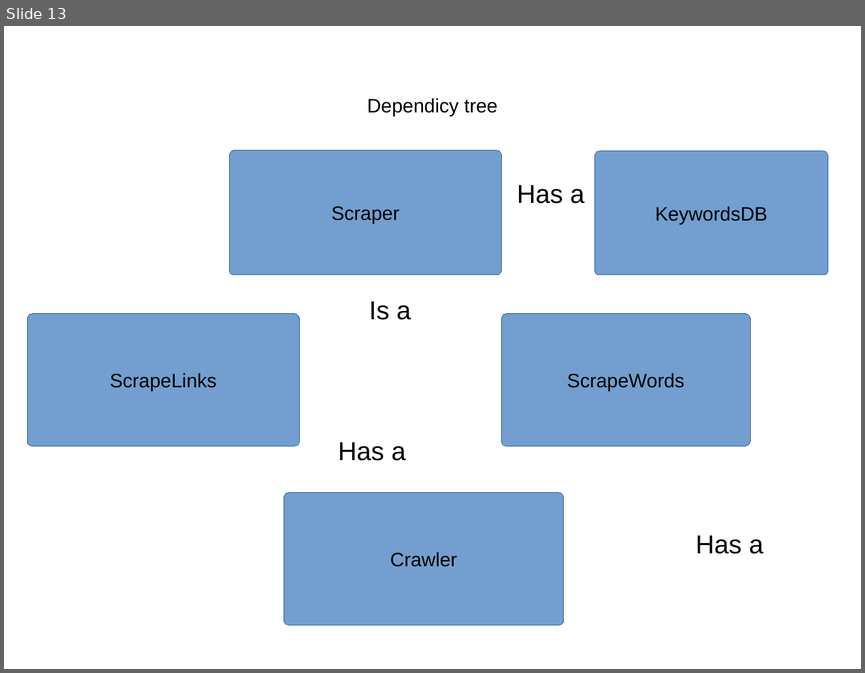
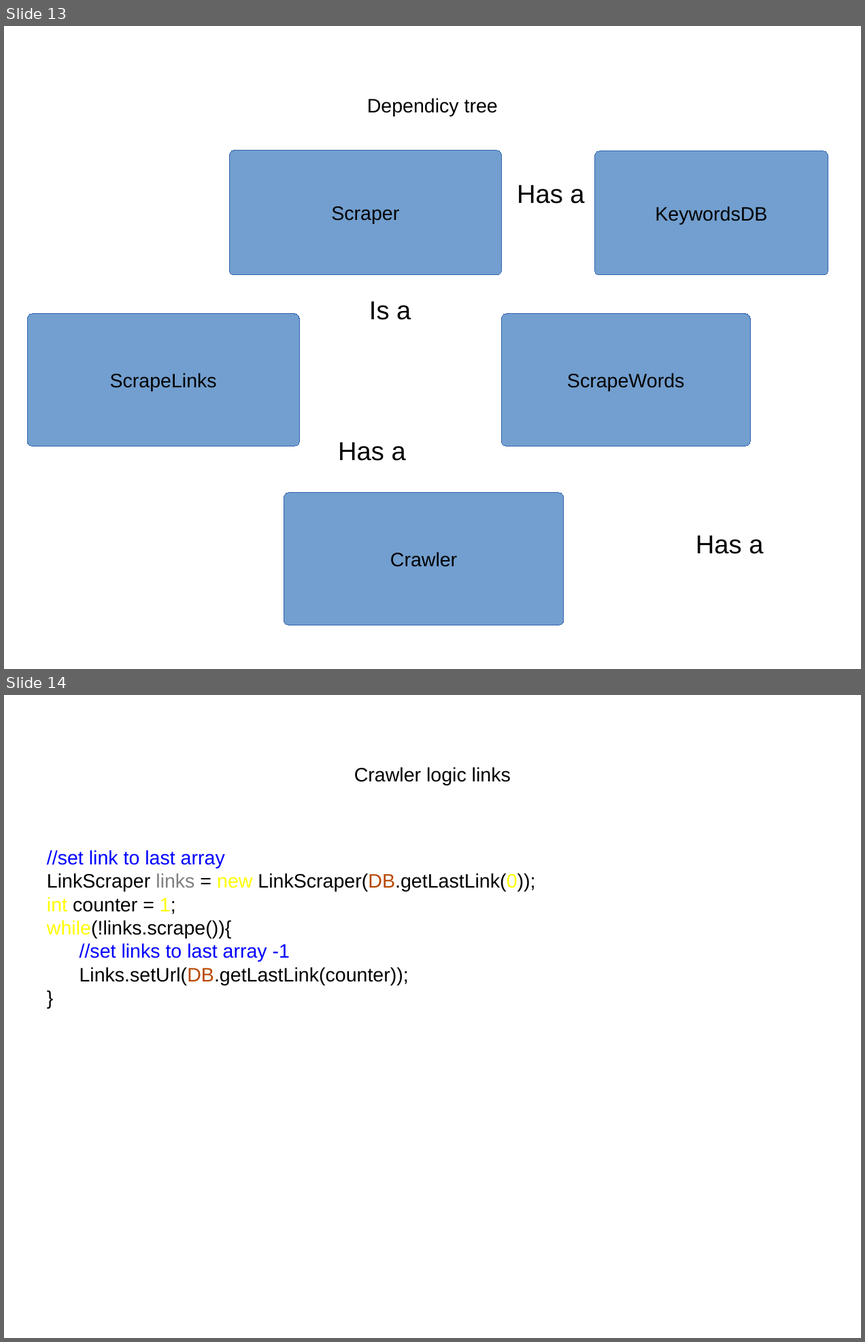
Before and after one commit to dfedde/SearchEngine, a slide deck: presentation.pptx. Shown one above the other, each under a label of ours: slide 13 before the commit, slides 13 and 14 after it. The pictures are 865x673 and 865x1342 pixels, drawn with LibreOffice and Linux fonts; fonts in the diff are those of the drawing; background and template pictures are left out. Boxes give left, top, right and bottom in pixels: in the first picture for what was removed or moved away, otherwise in the second. Text is boxed around its words. In the diff, an @@ line names an element or a change of style, - is before the commit and + after.

```diff
--- a/presentation.pptx
+++ b/presentation.pptx
@@ slide 14 added at [4, 695, 861, 1338], background picture (left out) @@
@@ text added at [354, 767, 511, 785], 18 pt, text #000000 @@
+Crawler logic links
@@ text added at [47, 850, 535, 985], 18 pt, text #000000 @@
+//set link to last array
+LinkScraper links = new LinkScraper(DB.getLastLink(0));
+int counter = 1;
+while(!links.scrape()){
+//set links to last array -1
+Links.setUrl(DB.getLastLink(counter));
+}
```
Also in this commit, not shown: 2 other slides added, 2 other files.
